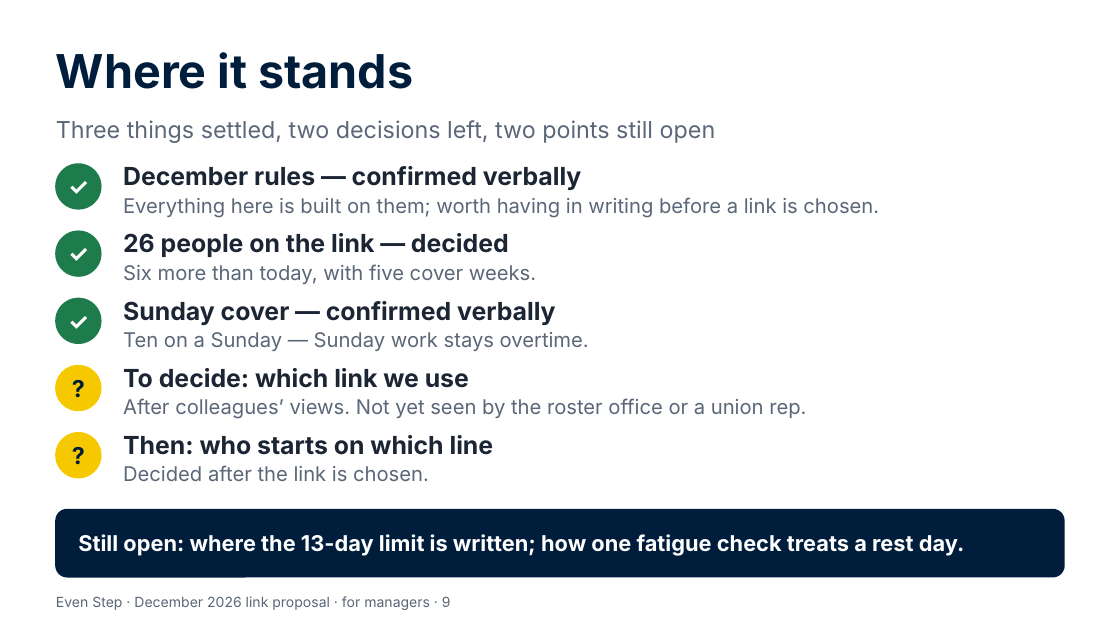
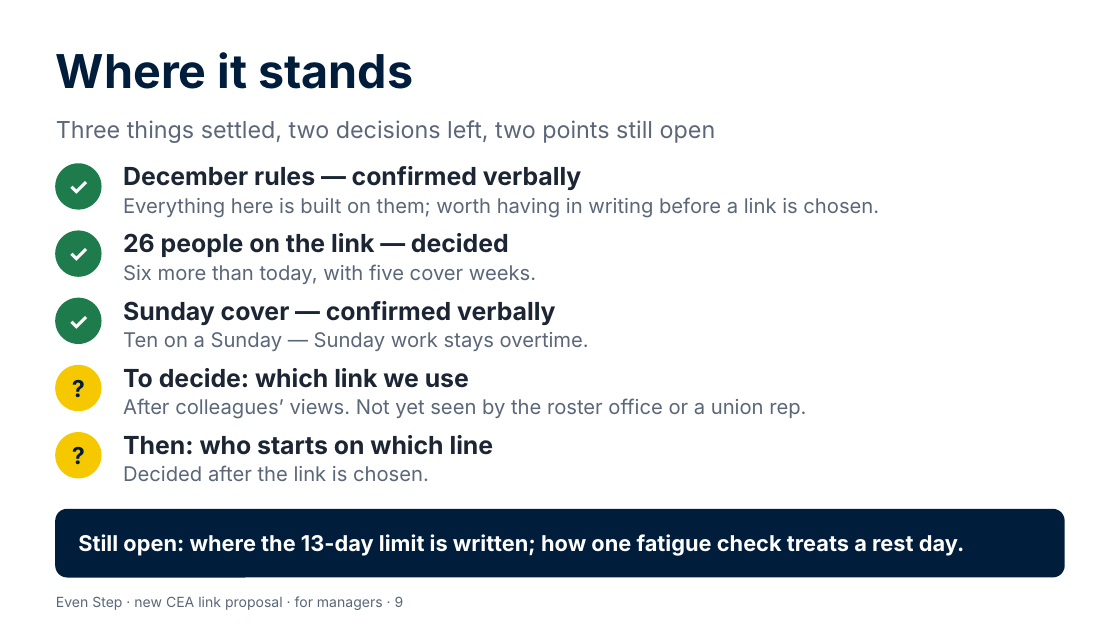
Before and after one commit to Garethdavidmiller/roster-app, a slide deck: slide 9 of docs/links-26/presentations/Even-Step-for-managers.pptx. Drawn at 1120x630 pixels with LibreOffice and Linux fonts; fonts in the diff are those of the drawing. Boxes give left, top, right and bottom in pixels: in the first picture for what was removed or moved away, otherwise in the second. Text is boxed around its words. In the diff, an @@ line names an element or a change of style, - is before the commit and + after.

```diff
--- a/docs/links-26/presentations/Even-Step-for-managers.pptx
+++ b/docs/links-26/presentations/Even-Step-for-managers.pptx
@@ text at [56,596,404,610]: text changed @@
-Even Step · December 2026 link proposal · for managers · 9
+Even Step · new CEA link proposal · for managers · 9
```
Also in this commit, not shown: 8 other slides changed, 50 other files.
